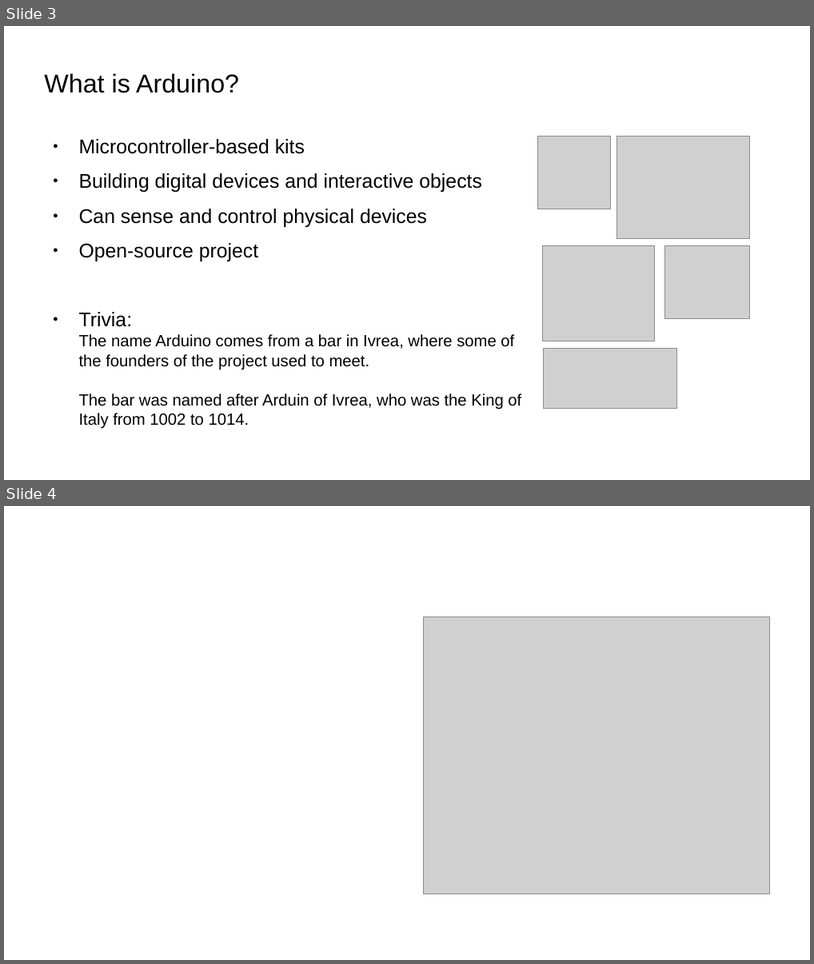
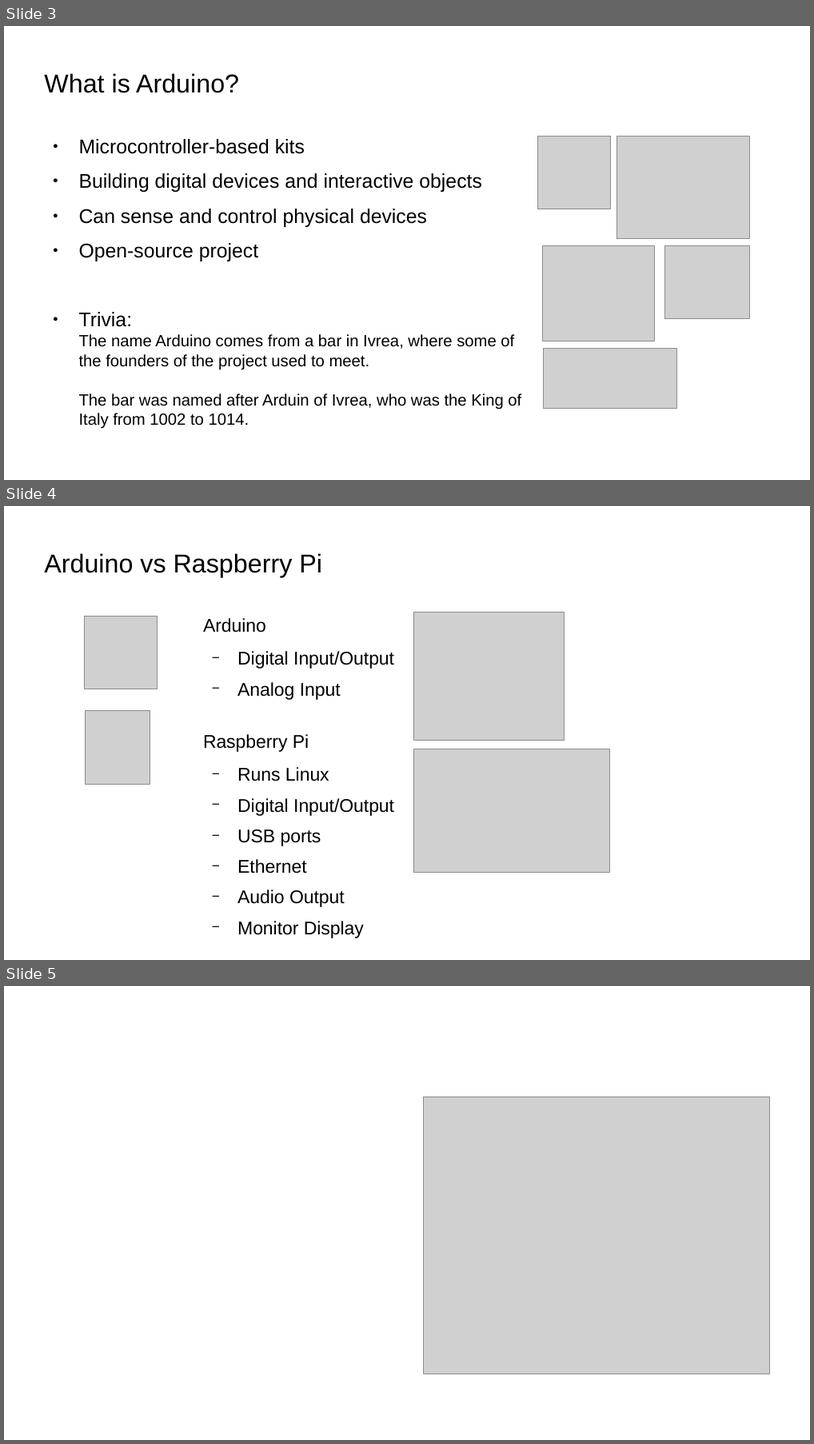
Before and after one commit to bradakelly/GettingStartedWithArduino, a slide deck: CourseSlideshow.odp. Shown one above the other, each under a label of ours: slides 3 and 4 before the commit, slides 3, 4 and 5 after it. The pictures are 814x964 and 814x1444 pixels, drawn with LibreOffice and Linux fonts; fonts in the diff are those of the drawing; grey boxes stand for pictures; background and template pictures are left out. Boxes give left, top, right and bottom in pixels: in the first picture for what was removed or moved away, otherwise in the second. Text is boxed around its words. In the diff, an @@ line names an element or a change of style, - is before the commit and + after.

Commit message:
Added Arduino vs Raspberry Pi slide

```diff
--- a/CourseSlideshow.odp
+++ b/CourseSlideshow.odp
@@ slide 4 added at (x1=4, y1=506, x2=810, y2=960), background picture (left out) @@
@@ title added at (x1=44, y1=553, x2=322, y2=577), 25.4 pt, text #000000 @@
+Arduino vs Raspberry Pi
@@ picture added at (x1=85, y1=616, x2=158, y2=689) @@
@@ text added at (x1=203, y1=618, x2=394, y2=938), 18 pt, text #000000 @@
+Arduino
+  − Digital Input/Output
+  − Analog Input
+Raspberry Pi
+  − Runs Linux
+  − Digital Input/Output
+  − USB ports
+  − Ethernet
+  − Audio Output
+  − Monitor Display
@@ picture added at (x1=414, y1=612, x2=566, y2=740) @@
@@ picture added at (x1=86, y1=711, x2=150, y2=784) @@
@@ picture added at (x1=414, y1=749, x2=610, y2=872) @@
@@ what was slide 4 is now slide 5 @@
```
